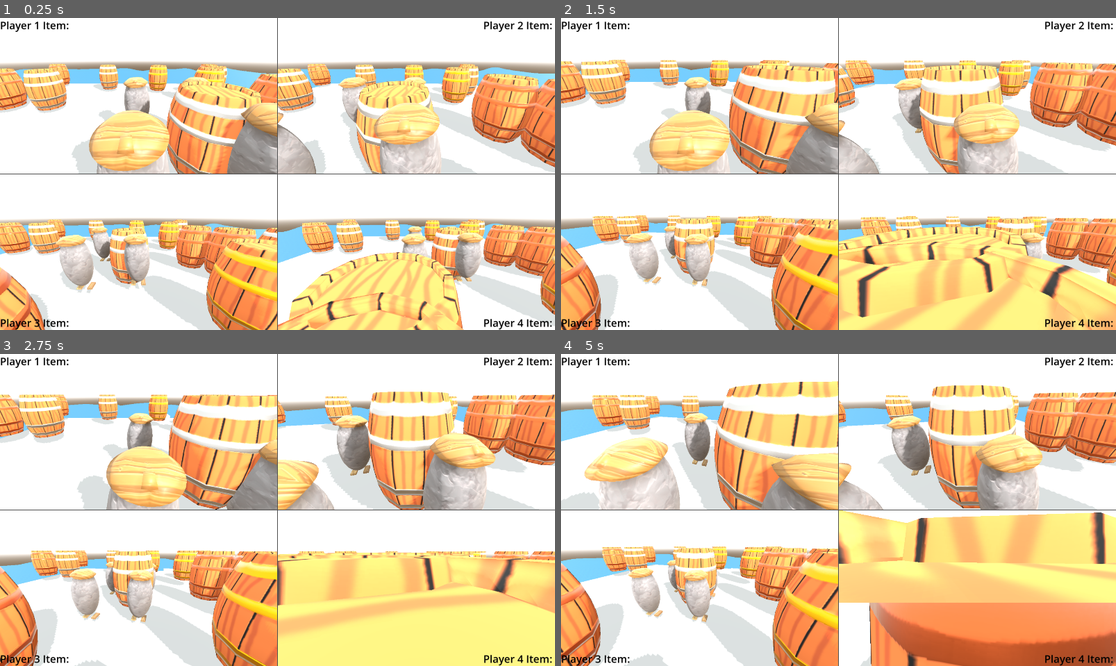
Above: before the commit, frames 1-4 (two rows, left to right).
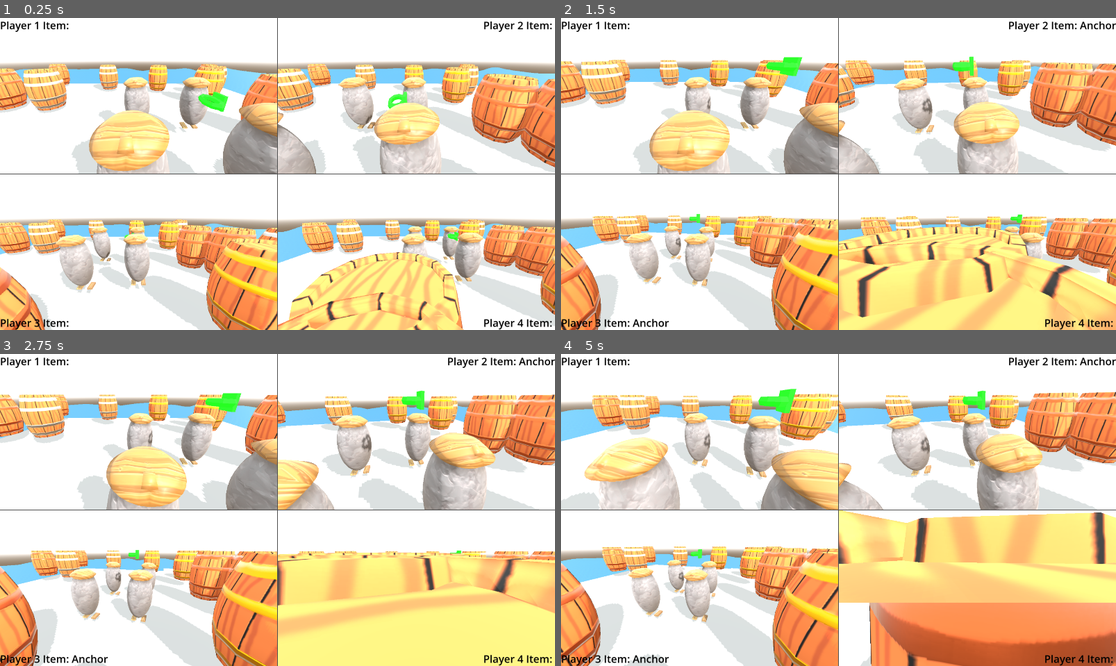
Above: after the commit, the same moments.

Repository: SofiaTilde/wrecked-DH2650-spel-project
Game: Godot game, scene res://node_3d.tscn
The game is run twice, just before and just after one commit, with the same random seed, the same clock (stepped at 60 frames per second) and the same inputs.
Inputs (mouse positions are in pixels of both pictures, inside the frame that each line leads up to):
- Up to frame 1 (0.25 s): no input
- Up to frame 2 (1.5 s): move the mouse to (866, 174) at 0.52 s; move the mouse to (810, 174) at 1.27 s
- Up to frame 3 (2.75 s): move the mouse to (288, 503) at 2.02 s
- Up to frame 4 (5 s): move the mouse to (832, 516) at 2.77 s; move the mouse to (877, 513) at 3.52 s; move the mouse to (794, 506) at 4.27 s

The runs differ from the first frame. In frame 1, 6.4% of the frame differs, in the area x 16-85%, y 20-86%; in frame 2, 9.4%; in frame 3, 11%; in frame 4, 13%, in the area x 12-100%, y 1-100%.
Error before the commit: Invalid call. Nonexistent function 'instantiate' in base 'Nil'. (res://items/barrel/barrel.gd:16)

Commit message:
Add functioning anchor

Diff:
--- /dev/null
+++ b/wrecked/items/anchor.tscn
@@ -0,0 +1,17 @@
+[gd_scene load_steps=4 format=3 uid="uid://blnoyjh4vh1gi"]
+
+[ext_resource type="Script" uid="uid://b1mpb08twhemb" path="res://items/effects/scripts/anchor.gd" id="1_7lcvx"]
+[ext_resource type="ArrayMesh" uid="uid://4y31ju2wpesy" path="res://meshes/barrel/simple eyepatch.obj" id="2_p5ldc"]
+
+[sub_resource type="StandardMaterial3D" id="StandardMaterial3D_7lcvx"]
+albedo_color = Color(0, 1, 0, 1)
+
+[node name="Anchor" type="Node3D"]
+visible = false
+script = ExtResource("1_7lcvx")
+metadata/item_name = "Eyepatch"
+
+[node name="MeshInstance3D" type="MeshInstance3D" parent="."]
+transform = Transform3D(0.31, 0, 0, 0, 0.31, 0, 0, 0, 0.31, 0, 0.915, 0)
+mesh = ExtResource("2_p5ldc")
+surface_material_override/0 = SubResource("StandardMaterial3D_7lcvx")
--- /dev/null
+++ b/wrecked/items/effects/scripts/anchor.gd
@@ -0,0 +1,14 @@
+extends Item
+
+func _ready():
+	labelText = "Anchor"
+
+func activateItem():
+	var player = detectHitPlayer()
+	if player == null:
+		return
+	changePlayerPos(player)
+
+func changePlayerPos(player: CharacterBody3D):
+	# sink player quickly
+	player.velocity += player.get_gravity() * 2.0
--- a/wrecked/items/effects/scripts/eyepatch.gd
+++ b/wrecked/items/effects/scripts/eyepatch.gd
@@ -8,4 +8,5 @@
 	var player = detectHitPlayer()
 	if player == null:
 		return
+	changePlayerPos(get_tree().root.get_node("Level/GridContainer/SubViewportContainer2/SubViewport/Player2") as CharacterBody3D)
 	await applyOverlay(player, 3.0)
--- a/wrecked/items/generators/items.gd
+++ b/wrecked/items/generators/items.gd
@@ -3,6 +3,7 @@
 
 @export var eyepatch: PackedScene
 @export var noteyepatch: PackedScene
+@export var anchor: PackedScene
 
 var copperItemlist: Array = []
 var silverItemlist: Array = []
@@ -22,15 +23,15 @@
 
 func get_copper_item():
 	if copperItemlist.is_empty():
-		copperItemlist = [eyepatch, noteyepatch]
+		copperItemlist = [eyepatch, anchor]
 	return copperItemlist.pick_random()
 
 func get_silver_item():
 	if silverItemlist.is_empty():
-		silverItemlist = [eyepatch, noteyepatch]
+		silverItemlist = [eyepatch, anchor]
 	return silverItemlist.pick_random()
 
 func get_gold_item():
 	if goldItemlist.is_empty():
-		goldItemlist = [eyepatch, noteyepatch]
+		goldItemlist = [eyepatch, anchor]
 	return goldItemlist.pick_random()
--- a/wrecked/items/generators/items.tscn
+++ b/wrecked/items/generators/items.tscn
@@ -1,14 +1,39 @@
-[gd_scene load_steps=4 format=3 uid="uid://6kx5nm2ecru"]
+[gd_scene load_steps=8 format=3 uid="uid://6kx5nm2ecru"]
 
 [ext_resource type="Script" uid="uid://bni2m50ynawa3" path="res://items/generators/items.gd" id="1_n0bbx"]
 [ext_resource type="PackedScene" uid="uid://bdvfrko7ynj1k" path="res://items/eyepatch.tscn" id="2_r844h"]
-[ext_resource type="PackedScene" uid="uid://cp4hrpxst2nlb" path="res://items/noteyepatch.tscn" id="3_r844h"]
+[ext_resource type="ArrayMesh" uid="uid://4y31ju2wpesy" path="res://meshes/barrel/simple eyepatch.obj" id="3_vxjqh"]
+[ext_resource type="PackedScene" uid="uid://blnoyjh4vh1gi" path="res://items/anchor.tscn" id="4_vxjqh"]
+
+[sub_resource type="GDScript" id="GDScript_7cxt2"]
+script/source = "extends Item
+
+func _ready():
+	labelText = \"Not eyepatch\"
+"
+
+[sub_resource type="StandardMaterial3D" id="StandardMaterial3D_8qhos"]
+albedo_color = Color(1, 0, 0, 1)
+
+[sub_resource type="PackedScene" id="PackedScene_ujp2j"]
+_bundled = {
+"conn_count": 0,
+"conns": PackedInt32Array(),
+"editable_instances": [],
+"names": PackedStringArray("Not eyepatch", "Node3D", "visible", "script", "metadata/item_name", "MeshInstance3D", "MeshInstance3D", "transform", "mesh", "surface_material_override/0"),
+"node_count": 2,
+"node_paths": [NodePath(".")],
+"nodes": PackedInt32Array(-1, -1, 1, 0, -1, 3, 2, 0, 3, 1, 4, 2, 0, 1073741824, 0, 6, 5, -1, 3, 7, 3, 8, 4, 9, 5, 0),
+"variants": [false, SubResource("GDScript_7cxt2"), "Not eyepatch", Transform3D(0.31, 0, 0, 0, 0.31, 0, 0, 0, 0.31, 0, 0, 0), ExtResource("3_vxjqh"), SubResource("StandardMaterial3D_8qhos")],
+"version": 3
+}
 
 [node name="Items" type="Node3D"]
 script = ExtResource("1_n0bbx")
 eyepatch = ExtResource("2_r844h")
-noteyepatch = ExtResource("3_r844h")
+noteyepatch = SubResource("PackedScene_ujp2j")
+anchor = ExtResource("4_vxjqh")
 
 [node name="Eyepatch" parent="." instance=ExtResource("2_r844h")]
 
-[node name="Not eyepatch" parent="." instance=ExtResource("3_r844h")]
+[node name="Anchor" parent="." instance=ExtResource("4_vxjqh")]
--- a/wrecked/items/item_class.gd
+++ b/wrecked/items/item_class.gd
@@ -38,3 +38,7 @@
 	await timer(seconds)
 	#remove effect
 	textureNode.texture = null
+
+func changePlayerPos(player: CharacterBody3D):
+	#each item defines their own changePlayerPos function
+	return
--- a/wrecked/player_controller.gd
+++ b/wrecked/player_controller.gd
@@ -123,8 +123,6 @@
 		await holdingItem.tree_exited
 	holdingItem = item
 	update_item_label(holdingItem.labelText)
-	#var play=get_tree().root.get_node("Level/GridContainer/SubViewportContainer/SubViewport/Player") as CharacterBody3D
-	#throwItem(play) # temp, always "throw" to test effects
 
 func throwItem(play: CharacterBody3D = null):
 	if holdingItem == null:
Not shown, added: wrecked/items/effects/scripts/anchor.gd.uid
